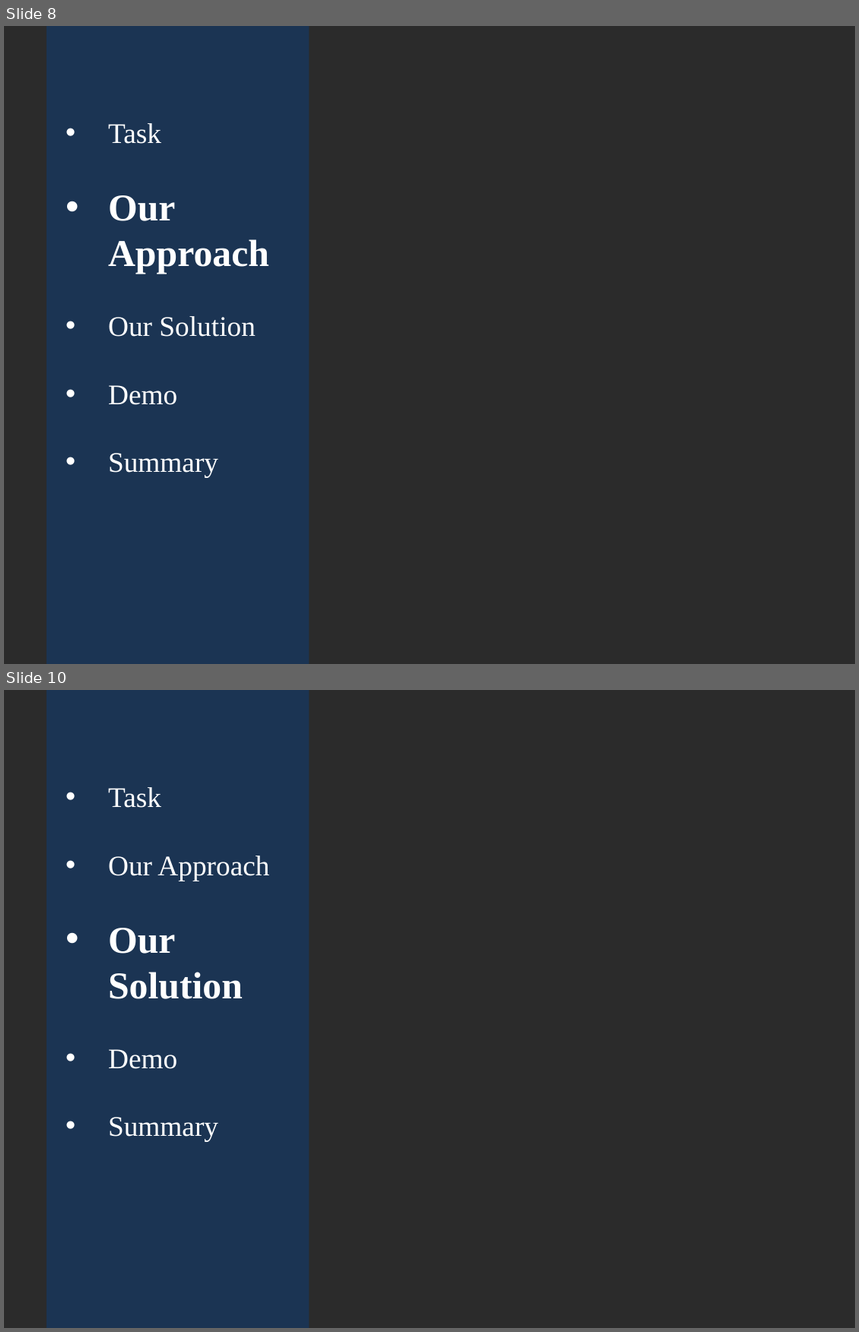
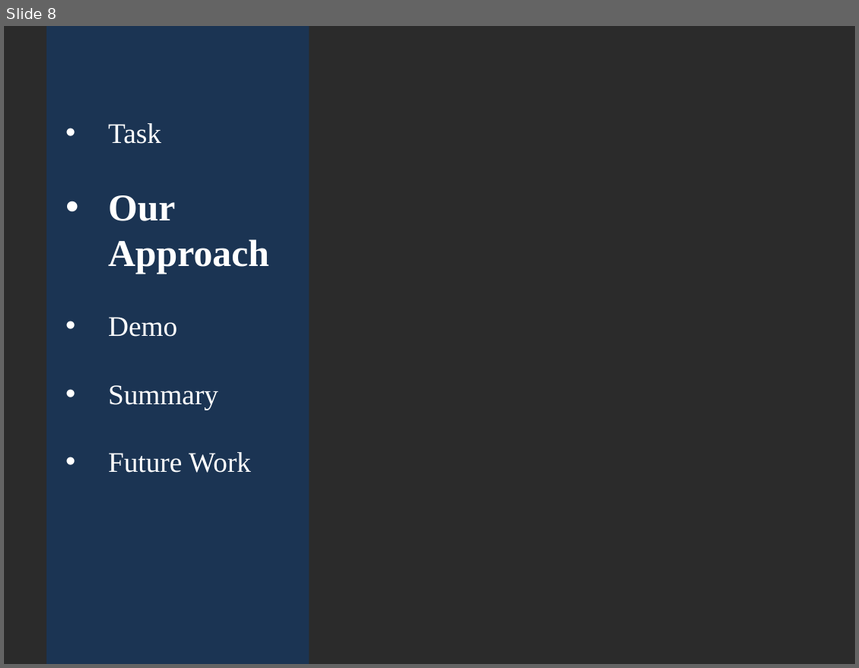
Before and after one commit to CCMV2/GymApplication, a slide deck: documentation/Documents/NTT-Gym.pptx. Shown one above the other, each under a label of ours: slides 8 and 10 before the commit, slide 8 after it; the slides between them are not shown. The pictures are 859x1332 and 859x668 pixels, drawn with LibreOffice and Linux fonts; fonts in the diff are those of the drawing; background and template pictures are left out; a plain dark background stands for a picture behind light text. Boxes give left, top, right and bottom in pixels: in the first picture for what was removed or moved away, otherwise in the second. Text is boxed around its words. In the diff, an @@ line names an element or a change of style, - is before the commit and + after.

```diff
--- a/documentation/Documents/NTT-Gym.pptx
+++ b/documentation/Documents/NTT-Gym.pptx
@@ slide 10 removed at [4, 690, 855, 1328], background picture (left out) @@
@@ rectangle removed at [47, 690, 309, 1328] @@
@@ text removed at [108, 787, 269, 1142] @@
-• Task
-• Our Approach
-• Our Solution
-• Demo
-• Summary
@@ slide 8 changed as well @@
@@ text at [108, 316, 255, 337]: paragraph removed @@
-• Our Solution
@@ text at [108, 452, 251, 473]: paragraph added @@
+• Future Work
```
Also in this commit, not shown: 6 other slides changed, 11 slides added, 10 other slides removed.
